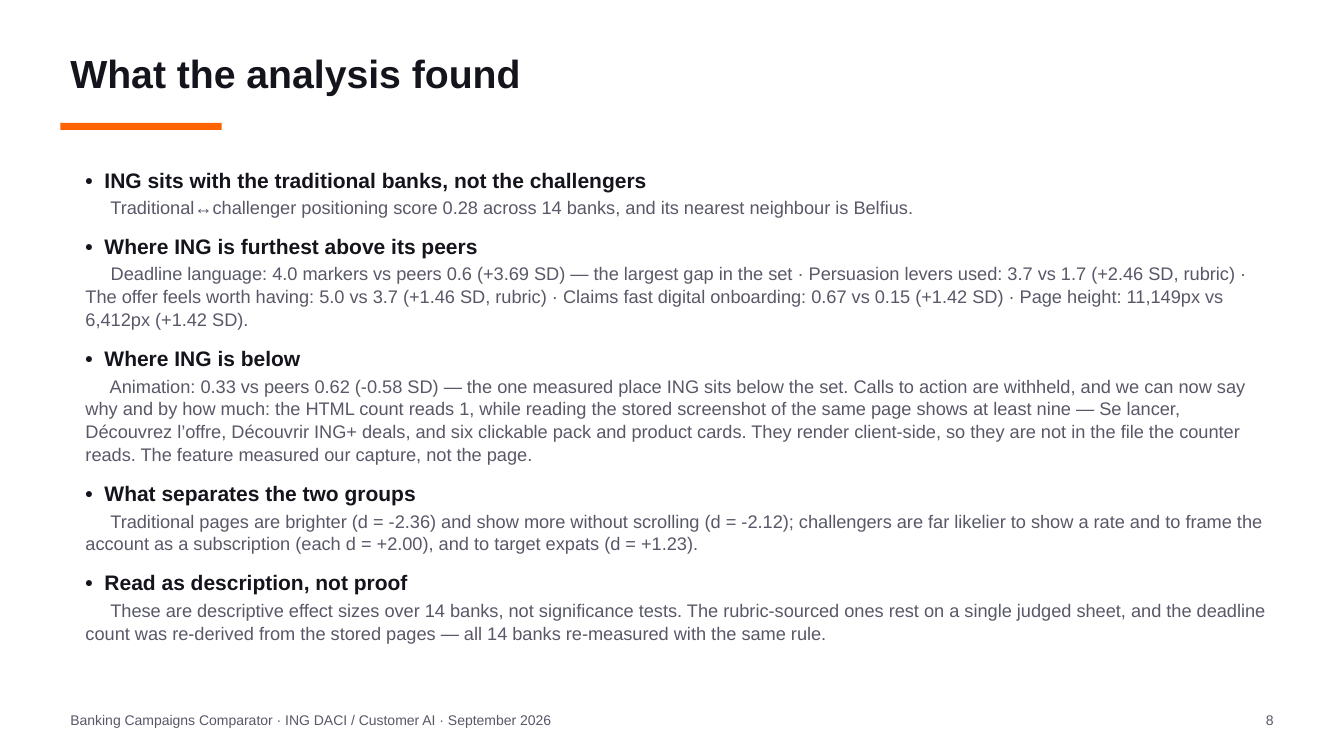
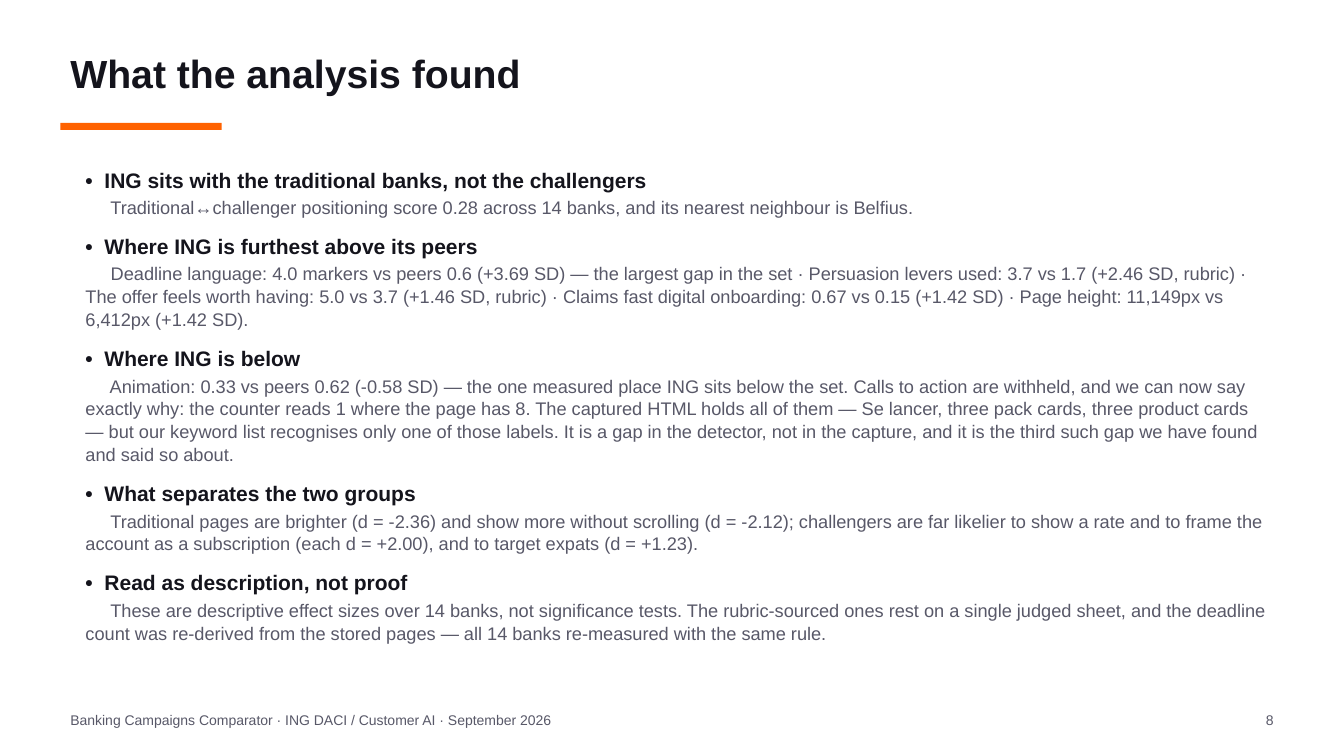
Before and after one commit to Siegried81/ing-usecase, a slide deck: slide 8 of docs/Banking_Campaigns_Comparator.pptx. Drawn at 1344x756 pixels with LibreOffice and Linux fonts; fonts in the diff are those of the drawing. Boxes give left, top, right and bottom in pixels: in the first picture for what was removed or moved away, otherwise in the second. Text is boxed around its words. In the diff, an @@ line names an element or a change of style, - is before the commit and + after.

Commit message:
fix: the chrome filter missed div-based menus, and the CTA cause was misdiagnosed
The CTA withdrawal was blamed on client-side rendering. That was wrong.
render.py takes page.content() after JavaScript, and the saved HTML for ING's
pack page holds every card - Pack ING Go, Pack ING Extra, Pack ING Max, Se
lancer, Faites grandir votre argent, ING Green Account, 144 clickable elements
in all. Nothing was missing from the capture. The cause is keyword coverage for
the third time: the counter recognises one label out of eight on that page.

A second bug surfaced while checking it. _in_chrome() tested only the <nav> and
<footer> tags and the navigation/contentinfo roles. hellobank builds its menu
as <div class="navbar-container"> around <ul class="desktop-menu"> with no
<nav>, no role and no <footer> at all; keytrade is the same. That is 2 of 14
banks whose entire mega-menu was eligible to be counted as calls to action. The
filter now also matches nav/menu/header/footer in a class or id, a test pins it
against a div-only menu, and cta_count is re-derived from the stored HTML
across all 51 rows: hellobank 3.0 -> 1.0, keytrade 3.0 -> 2.0, BNP 13.0 -> 12.0.
ing_vs_peers.csv is byte-identical, because the feature is withdrawn from the
comparison.

A structural replacement rule was tried and rejected: even with the filter
fixed it gives hellobank 18 where a human counts 10 and ING 7.3 where a human
counts 20. No rule reproduces a human count, because whether a clickable
product card is a call to action is a marketing judgement, not a property of
the markup. cta_count stays withdrawn and no direction is claimed.

Roadmap slide corrected, 52 -> 51 pages.

Tests: 423 passed, 1 skipped.

```diff
--- a/docs/Banking_Campaigns_Comparator.pptx
+++ b/docs/Banking_Campaigns_Comparator.pptx
@@ text at box(85, 380, 1257, 461): text changed @@
-Animation: 0.33 vs peers 0.62 (-0.58 SD) — the one measured place ING sits below the set. Calls to action are withheld, and we can now say why and by how much: the HTML count reads 1, while reading the stored screenshot of the same page shows at least nine — Se lancer, Découvrez l’offre, Découvrir ING+ deals, and six clickable pack and product cards. They render client-side, so they are not in the file the counter reads. The feature measured our capture, not the page.
+Animation: 0.33 vs peers 0.62 (-0.58 SD) — the one measured place ING sits below the set. Calls to action are withheld, and we can now say exactly why: the counter reads 1 where the page has 8. The captured HTML holds all of them — Se lancer, three pack cards, three product cards — but our keyword list recognises only one of those labels. It is a gap in the detector, not in the capture, and it is the third such gap we have found and said so about.
```
Also in this commit, not shown: 2 other slides changed, 17 other files.
